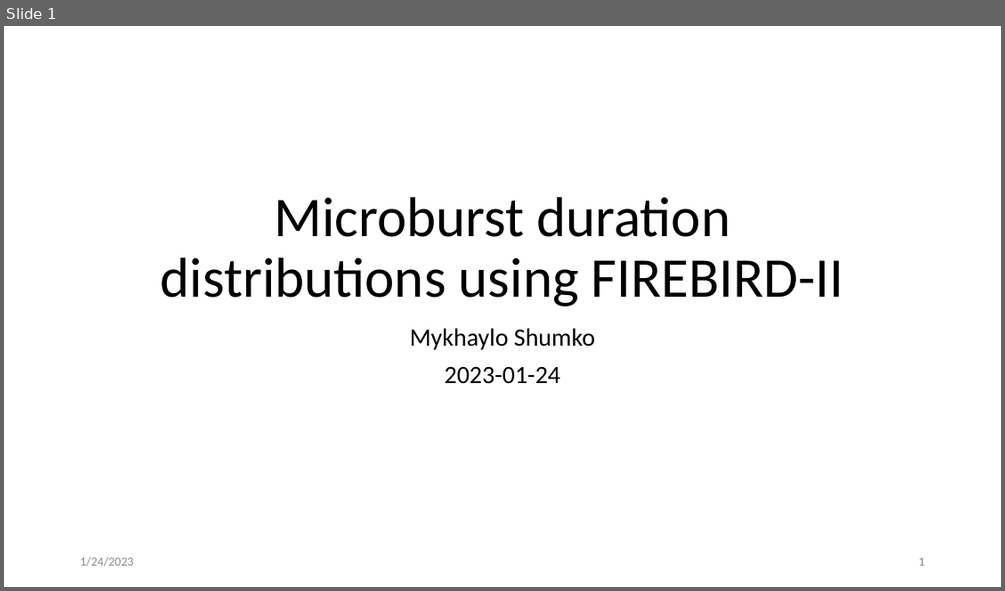
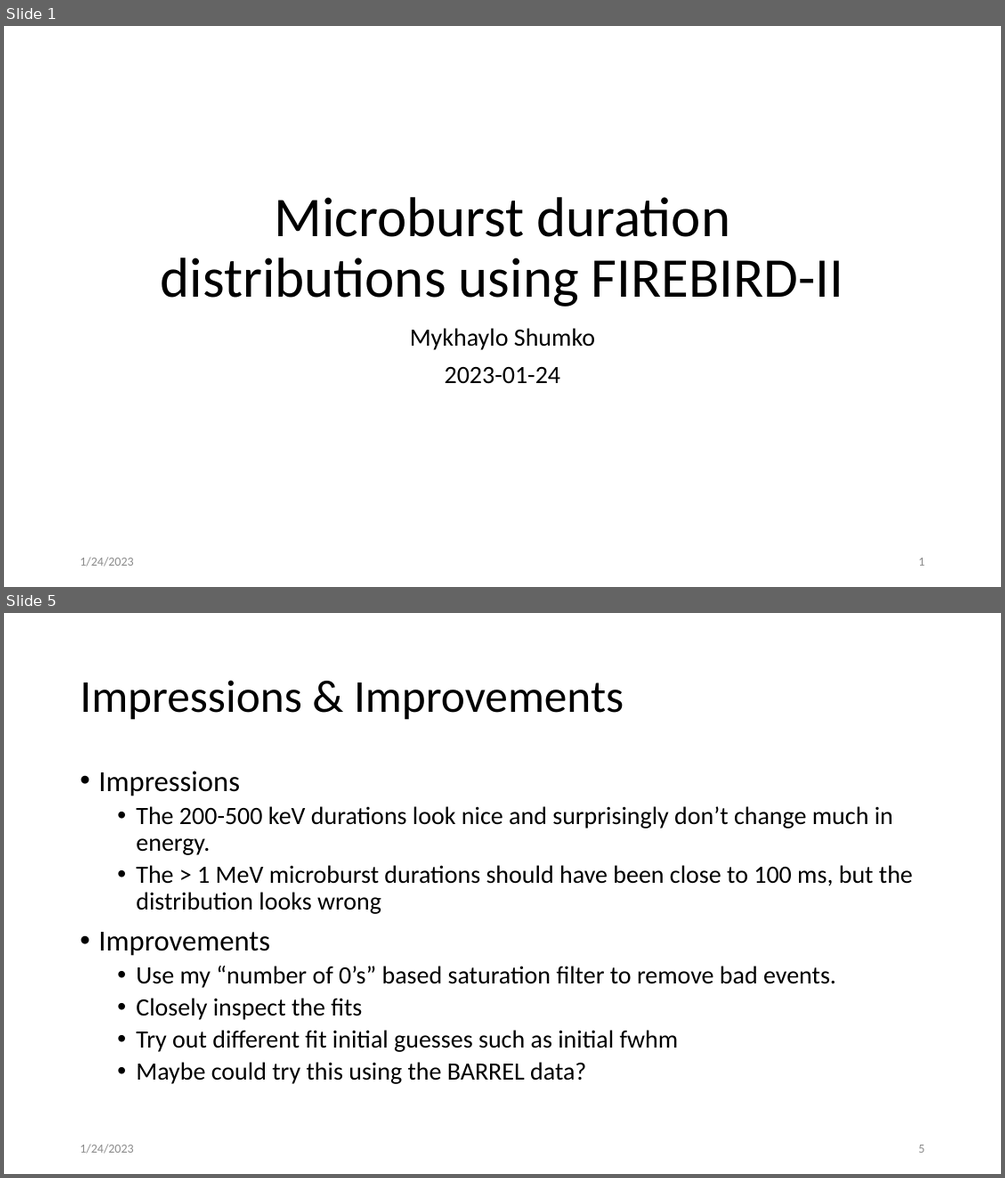
Before and after one commit to mshumko/fbrbsp, a slide deck: presentations/20230124_firebird_microburst_durations.pptx. Shown one above the other, each under a label of ours: slide 1 before the commit, slides 1 and 5 after it; the slides between them are not shown. The pictures are 1005x591 and 1005x1178 pixels, drawn with LibreOffice and Linux fonts; fonts in the diff are those of the drawing. Boxes give left, top, right and bottom in pixels: in the first picture for what was removed or moved away, otherwise in the second. Text is boxed around its words. In the diff, an @@ line names an element or a change of style, - is before the commit and + after.

```diff
--- a/presentations/20230124_firebird_microburst_durations.pptx
+++ b/presentations/20230124_firebird_microburst_durations.pptx
@@ slide 5 added at [4, 613, 1001, 1174], background #FFFFFF @@
@@ title added at [80, 680, 623, 720], 44 pt, text #000000 @@
+Impressions & Improvements
@@ text added at [98, 771, 913, 1084], 24 pt, text #000000 @@
+• Impressions
+  • The 200-500 keV durations look nice and surprisingly don’t change much in energy.
+  • The > 1 MeV microburst durations should have been close to 100 ms, but the distribution looks wrong
+• Improvements
+  • Use my “number of 0’s” based saturation filter to remove bad events.
+  • Closely inspect the fits
+  • Try out different fit initial guesses such as initial fwhm
+  • Maybe could try this using the BARREL data?
@@ text added at [80, 1143, 133, 1153], 12 pt, text #8C8C8C @@
+1/24/2023
@@ page number added at [918, 1144, 924, 1152], 12 pt, text #8C8C8C @@
+5
```
Also in this commit, not shown: 1 slide changed, 2 other slides added, 1 other file.
